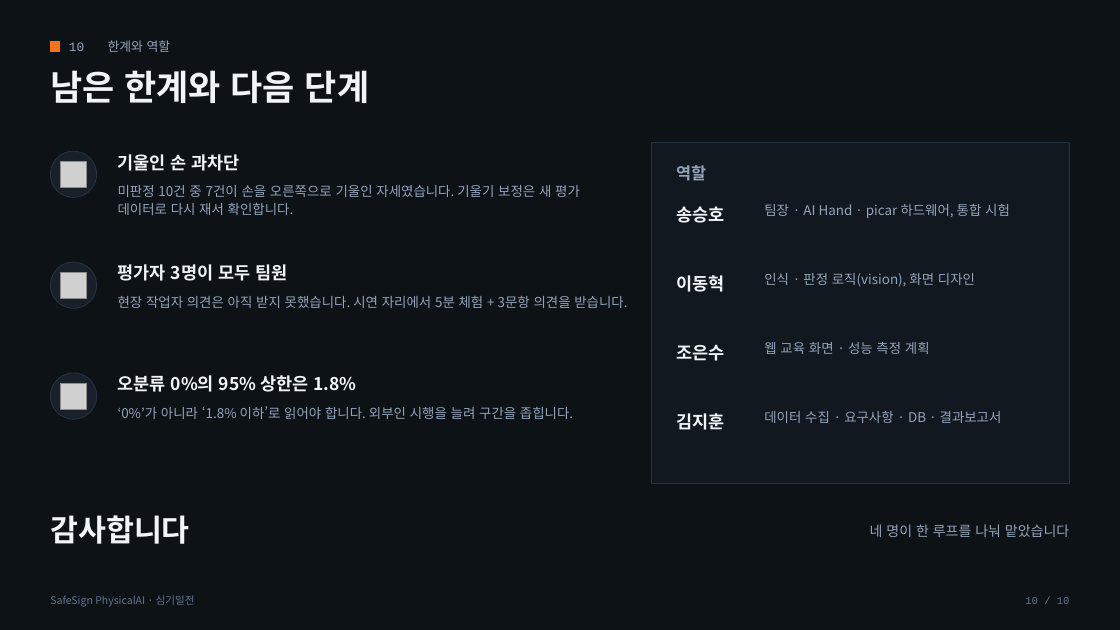
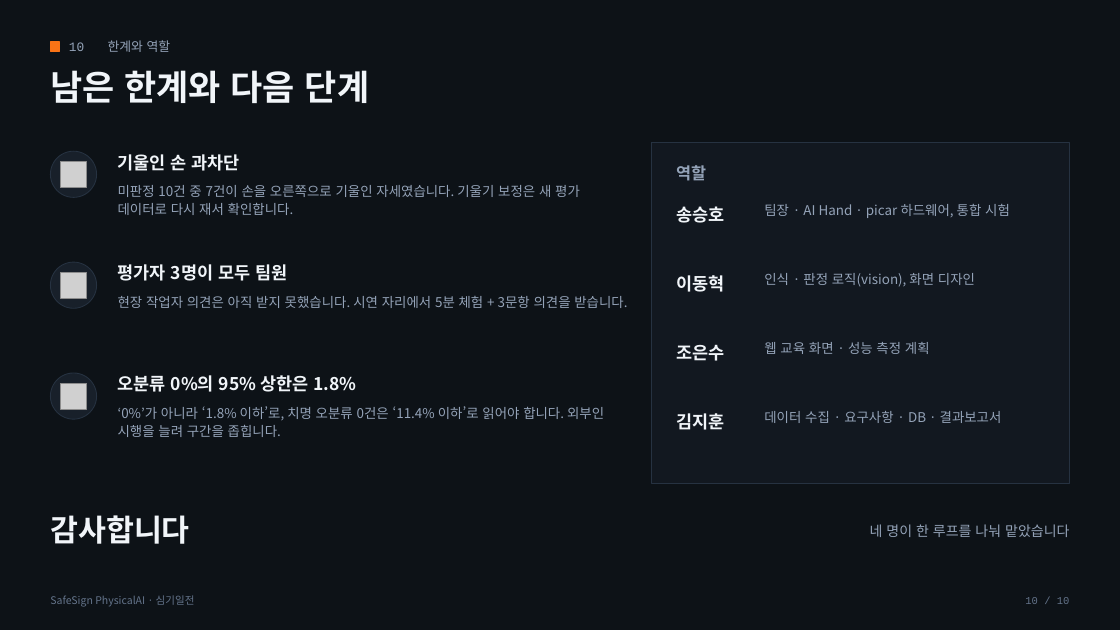
Before and after one commit to Lee35678/SafeSign_PhysicalAI, a slide deck: slide 10 of document/21_발표자료.pptx. Drawn at 1120x630 pixels with LibreOffice and Linux fonts; fonts in the diff are those of the drawing; grey boxes stand for pictures. Boxes give left, top, right and bottom in pixels: in the first picture for what was removed or moved away, otherwise in the second. Text is boxed around its words. In the diff, an @@ line names an element or a change of style, - is before the commit and + after.

```diff
--- a/document/21_발표자료.pptx
+++ b/document/21_발표자료.pptx
@@ text at (118, 406, 604, 437): text changed @@
-‘0%’가 아니라 ‘1.8% 이하’로 읽어야 합니다. 외부인 시행을 늘려 구간을 좁힙니다.
+‘0%’가 아니라 ‘1.8% 이하’로, 치명 오분류 0건은 ‘11.4% 이하’로 읽어야 합니다. 외부인 시행을 늘려 구간을 좁힙니다.
```
Also in this commit, not shown: 5 other slides changed, 10 other files.
